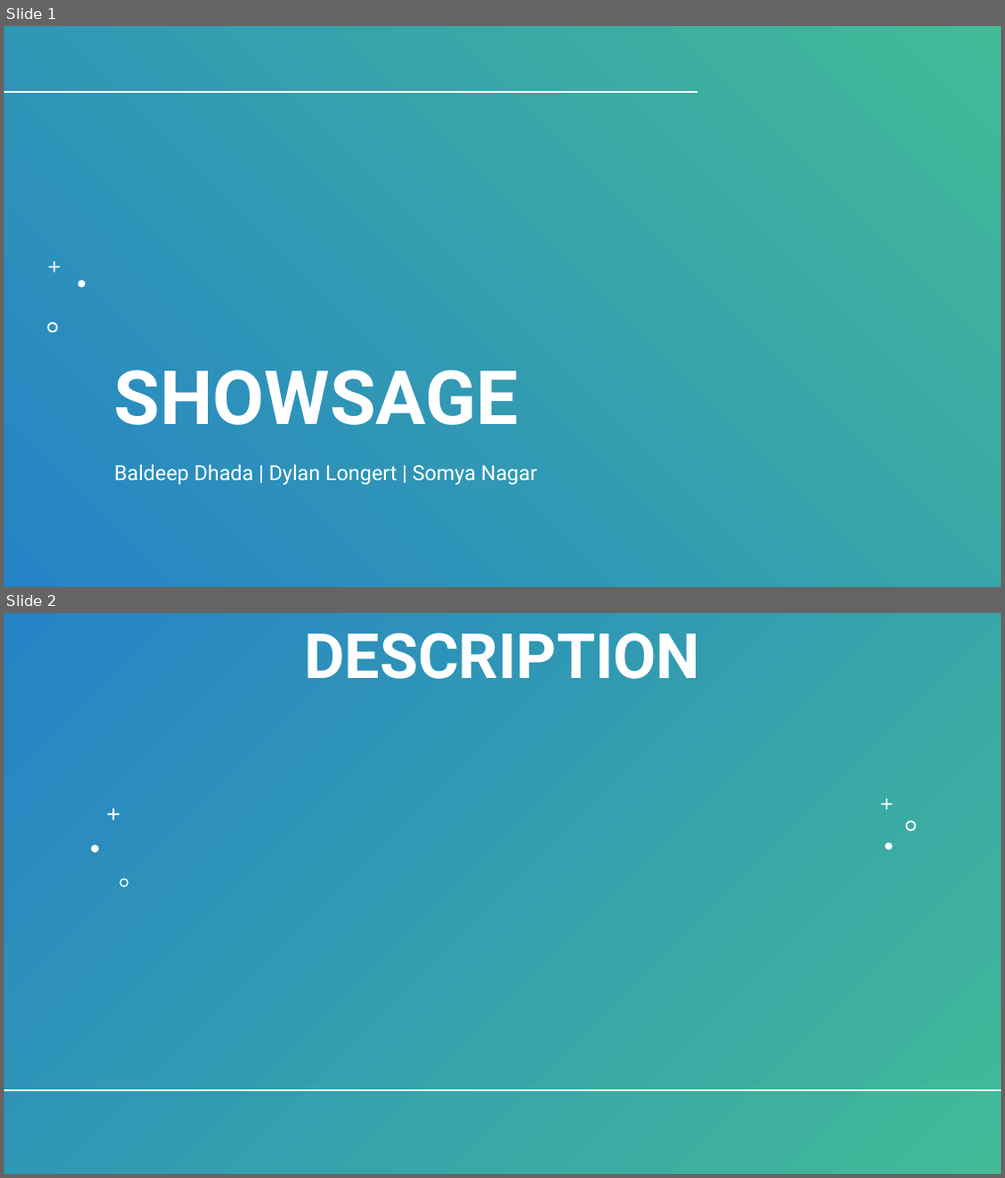
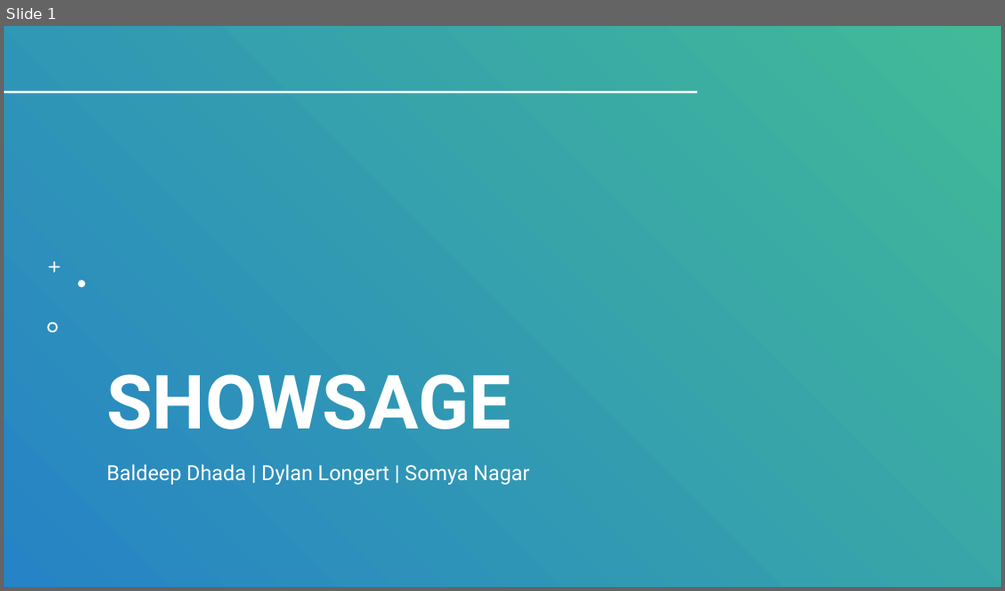
Before and after one commit to BaldeepDhada/API-Shows, a slide deck: 534-Slides.pptx. Shown one above the other, each under a label of ours: slides 1 and 2 before the commit, slide 1 after it. The pictures are 1005x1178 and 1005x591 pixels, drawn with LibreOffice and Linux fonts; fonts in the diff are those of the drawing; background and template pictures are left out; a plain dark background stands for a picture behind light text. Boxes give left, top, right and bottom in pixels: in the first picture for what was removed or moved away, otherwise in the second. Text is boxed around its words. In the diff, an @@ line names an element or a change of style, - is before the commit and + after.

```diff
--- a/534-Slides.pptx
+++ b/534-Slides.pptx
@@ slide 2 removed at (4,613,1001,1174), background #FFFFFF @@
@@ rectangle removed at (4,613,1001,1174) @@
@@ title removed at (304,633,700,679) @@
-DESCRIPTION
@@ line removed from (63, 642) to (63, 1173) @@
@@ line removed from (63, 705) to (63, 1173) @@
@@ freeform shape removed at (882,798,892,810) @@
@@ freeform shape removed at (107,808,120,821) @@
@@ freeform shape removed at (906,820,916,831) @@
@@ freeform shape removed at (90,844,98,852) @@
@@ freeform shape removed at (885,843,892,850) @@
@@ freeform shape removed at (120,878,129,887) @@
@@ line removed from (4, 1090) to (1001, 1090) @@
@@ slide 1 changed as well @@
@@ title "SHOWSAGE": place and size @@
-title "SHOWSAGE" at (114,370,518,425)
+title "SHOWSAGE" at (106,374,510,429)
@@ subtitle "Baldeep Dhada | Dylan Longert ...": place and size @@
-subtitle "Baldeep Dhada | Dylan Longert ..." at (114,464,537,484)
+subtitle "Baldeep Dhada | Dylan Longert ..." at (106,464,529,484)
```
Also in this commit, not shown: 3 other slides changed, 1 slide added.
